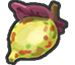
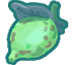
Before/after of a 75x65 layered artwork. What changed in the layer stack:
hid "Attack" over [5, 0, 69, 65]
showed "Energy", blend normal → screen over [5, 0, 69, 65]
